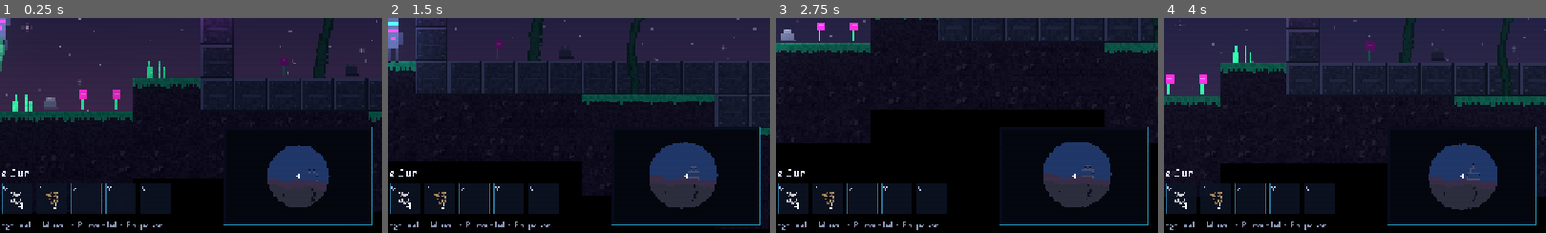
Above: before the commit, frames 1-4 (left to right).
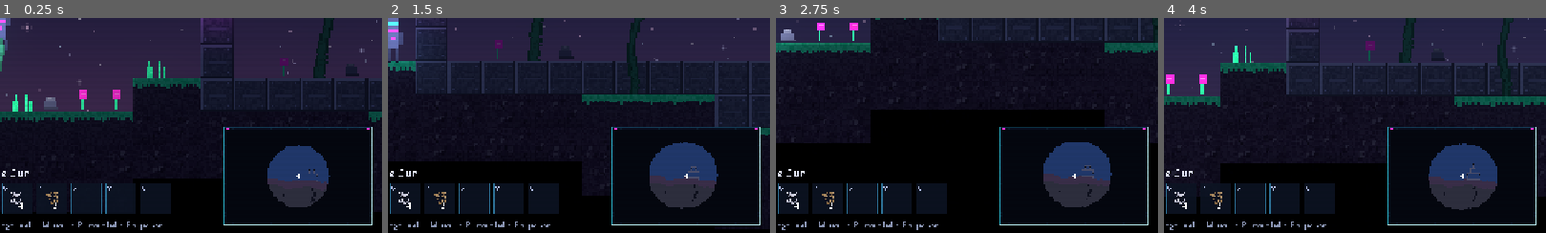
Above: after the commit, the same moments.

Repository: jaygriggsau/exocraft
Game: Godot game, scene res://scenes/Main.tscn
Two runs of this game, one before a commit and one after it. Both use one fixed random seed, a clock stepped at 60 frames per second and the inputs below.
Inputs (mouse positions are % of the whole screen's width and height, from its top left):
- Up to frame 1 (0.25 s): no input
- Up to frame 2 (1.5 s): tap Enter at 0.5 s; move the mouse to (72, 45) at 0.52 s; hold D (move_right) 0.53-1.25 s; hold F (interact) 0.53-1.25 s; click (72, 45) at 0.67 s; tap Space (jump) at 0.77 s; drag from (30, 55) to (45, 70) at 1.27 s
- Up to frame 3 (2.75 s): move the mouse to (60, 28) at 2.02 s; hold A (move_left) from 2.03 s (still down); hold P (toggle_enemies) from 2.03 s (still down)
- Up to frame 4 (4 s): release A (move_left) at 2.75 s; release P (toggle_enemies) at 2.75 s; drag from (45, 70) to (20, 35) at 2.77 s; move the mouse to (80, 65) at 3.52 s; hold D (move_right) from 3.53 s (still down); tap 1 at 3.6 s; tap Space (jump) at 3.77 s
The pictures show only the part of the screen within x 50-100%, y 50-100%; the shares and areas given below are measured in that part.

The runs differ from the first frame. In frame 1, 0.6% of the frame differs, in the area x 58-98%, y 50-97%; in frame 2, 0.6%; in frame 3, 0.6%; in frame 4, 0.6%.

Commit message:
Give menus a cyberpunk background with a glowing neon border
All menu panels (inventory, fabricator, storage pod, settings, map, minimap)
now share a generated 9-slice StyleBoxTexture: a near-opaque dark plate with a
faint neon grid for readability, a glowing cyan neon frame that fades inward,
and magenta corner brackets. The frame stays crisp and the grid tiles cleanly
at any panel size (nearest-filtered).

https://claude.ai/code/session_01Lbtdt6KHnYyPZuVhH3cTWJ

Diff:
--- a/scripts/ui/HUD.gd
+++ b/scripts/ui/HUD.gd
@@ -8,6 +8,7 @@
 
 var _normal_sb: StyleBoxFlat
 var _select_sb: StyleBoxFlat
+var _panel_tex: ImageTexture       # generated cyberpunk panel background
 
 var _root: Control
 var _hp_fill: ColorRect
@@ -95,6 +96,7 @@
 	_root = Control.new()
 	_root.set_anchors_and_offsets_preset(Control.PRESET_FULL_RECT)
 	_root.mouse_filter = Control.MOUSE_FILTER_IGNORE
+	_root.texture_filter = CanvasItem.TEXTURE_FILTER_NEAREST   # crisp neon panel art
 	add_child(_root)
 	_root.resized.connect(_layout)
 
@@ -296,10 +298,66 @@
 	th.set_color("font_color", "Label", fg)
 	return th
 
-func _panel_sb() -> StyleBoxFlat:
-	var s := _sb(Color(0.03, 0.05, 0.11, 0.94), Color("2dffff"), 2)
-	s.border_color = Color(0.16, 0.7, 0.85, 0.9)
+## Menu-panel background: a dark cyberpunk plate (faint neon grid) framed by a
+## glowing neon border with magenta corner brackets — a 9-slice StyleBoxTexture
+## so the frame stays crisp and the grid tiles cleanly at any panel size.
+func _panel_sb() -> StyleBox:
+	if _panel_tex == null:
+		_panel_tex = _make_panel_texture()
+	var s := StyleBoxTexture.new()
+	s.texture = _panel_tex
+	s.set_texture_margin_all(16)
+	s.axis_stretch_horizontal = StyleBoxTexture.AXIS_STRETCH_MODE_TILE
+	s.axis_stretch_vertical = StyleBoxTexture.AXIS_STRETCH_MODE_TILE
+	s.content_margin_left = 14
+	s.content_margin_right = 14
+	s.content_margin_top = 12
+	s.content_margin_bottom = 12
 	return s
+
+func _make_panel_texture() -> ImageTexture:
+	var S := 64
+	var img := Image.create_empty(S, S, false, Image.FORMAT_RGBA8)
+	var base := Color(0.04, 0.055, 0.12, 0.97)   # near-opaque dark plate (readable)
+	img.fill(base)
+	# faint neon grid (16px cells -> tiles seamlessly inside the 9-slice centre)
+	var grid := Color(0.25, 0.95, 1.0)
+	for gx in range(0, S, 16):
+		for y in S:
+			img.set_pixel(gx, y, base.lerp(grid, 0.07))
+	for gy in range(0, S, 16):
+		for x in S:
+			img.set_pixel(x, gy, base.lerp(grid, 0.07))
+	for gx in range(0, S, 16):
+		for gy in range(0, S, 16):
+			img.set_pixel(gx, gy, base.lerp(grid, 0.20))   # brighter nodes
+	# glowing neon border: bright core fading inward
+	_frame(img, 0, Color(0.78, 1.0, 1.0, 1.0))
+	_frame(img, 1, Color(0.20, 0.85, 0.95, 0.85))
+	_frame(img, 2, Color(0.10, 0.45, 0.6, 0.45))
+	# magenta corner brackets (stay crisp in the fixed 9-slice corners)
+	_corner_brackets(img, Color(1.0, 0.22, 0.85, 1.0))
+	return ImageTexture.create_from_image(img)
+
+func _frame(img: Image, d: int, col: Color) -> void:
+	var S := img.get_width()
+	for x in range(d, S - d):
+		img.set_pixel(x, d, col)
+		img.set_pixel(x, S - 1 - d, col)
+	for y in range(d, S - d):
+		img.set_pixel(d, y, col)
+		img.set_pixel(S - 1 - d, y, col)
+
+func _corner_brackets(img: Image, col: Color) -> void:
+	var S := img.get_width()
+	var ins := 4
+	var ln := 6
+	for i in ln:
+		# top-left, top-right, bottom-left, bottom-right L-shapes
+		img.set_pixel(ins + i, ins, col);             img.set_pixel(ins, ins + i, col)
+		img.set_pixel(S - 1 - ins - i, ins, col);     img.set_pixel(S - 1 - ins, ins + i, col)
+		img.set_pixel(ins + i, S - 1 - ins, col);     img.set_pixel(ins, S - 1 - ins - i, col)
+		img.set_pixel(S - 1 - ins - i, S - 1 - ins, col); img.set_pixel(S - 1 - ins, S - 1 - ins - i, col)
 
 func _build_minimap() -> void:
 	_mm_img = Image.create_empty(MM_W, MM_H, false, Image.FORMAT_RGBA8)
